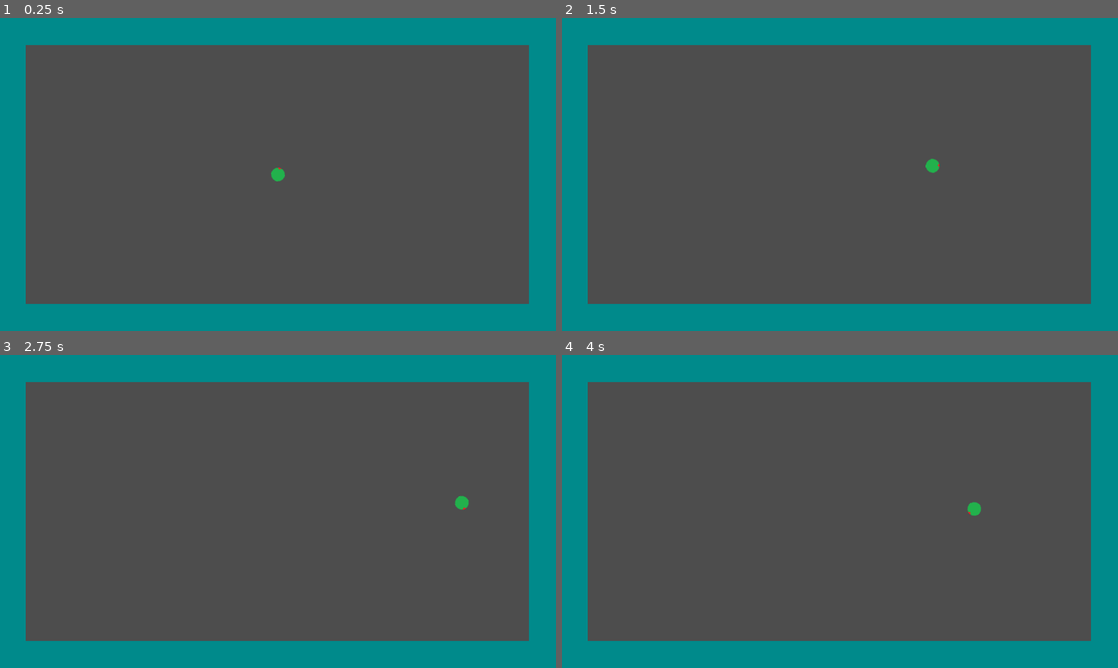
Above: before the commit, frames 1-4 (two rows, left to right).
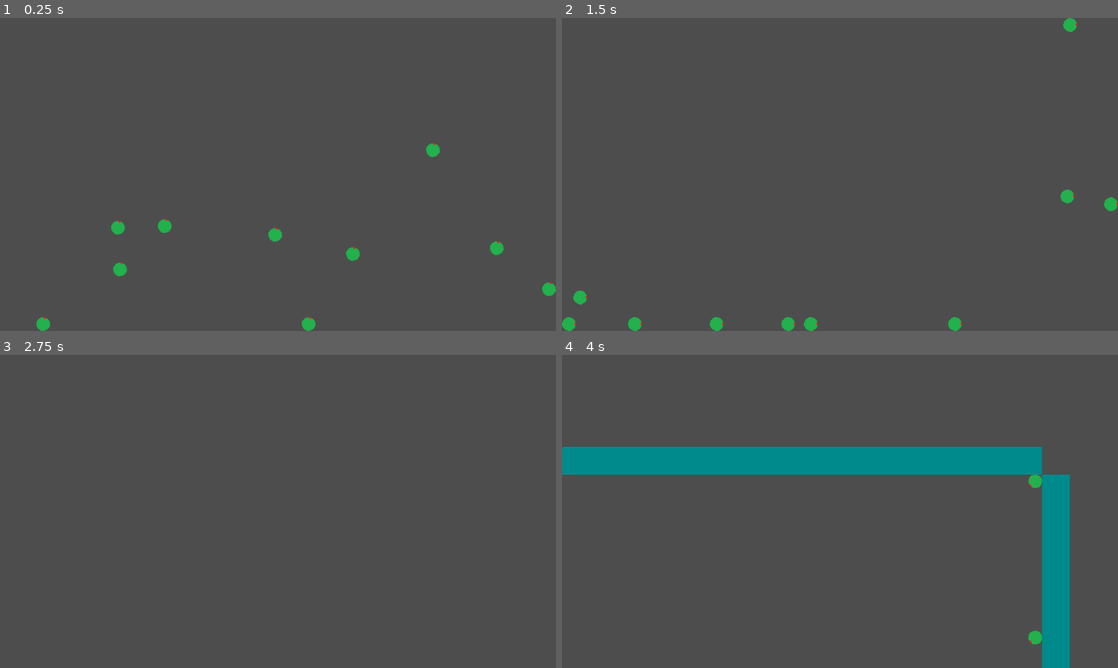
Above: after the commit, the same moments.

Repository: itsLeatch/evoCrusher
Game: Godot game, scene res://Szenes/level.tscn
Two runs of this game, one before a commit and one after it. Both use one fixed random seed, a clock stepped at 60 frames per second and the inputs below.
Inputs (mouse positions are in pixels of both pictures, inside the frame that each line leads up to):
- Up to frame 1 (0.25 s): no input
- Up to frame 2 (1.5 s): tap Enter at 0.5 s; move the mouse to (962, 158) at 0.52 s; hold D (right) 0.53-1.28 s; tap S (bottom) at 0.6 s; tap W (top) at 0.8, 1.35 s; move the mouse to (728, 190) at 1.27 s; hold Down from 1.28 s (still down)
- Up to frame 3 (2.75 s): click (166, 527) at 1.55 s; move the mouse to (333, 442) at 2.02 s; release Down at 2.03 s; press the mouse at (333, 442) at 2.03 s; hold D (right) from 2.03 s (still down); tap Mouse wheel up (zoomIn, bound only after the commit) at 2.3 s
- Up to frame 4 (4 s): move the mouse to (812, 574) at 2.77 s; release D (right) at 2.78 s; release the mouse at (812, 574) at 2.78 s; hold Up 2.78-3.53 s; tap Mouse wheel up (zoomIn, bound only after the commit) at 2.85 s; tap Mouse wheel down (zoomOut, bound only after the commit) at 3.05, 3.6 s; tap Space at 3.5 s; move the mouse to (1006, 558) at 3.52 s; hold A (left) from 3.53 s (still down); tap S (bottom) at 3.8 s

The runs differ from the first frame. In frame 1, 26% of the frame differs, in the area x 0-100%, y 0-100%; in frame 2, 25%; in frame 3, 25%; in frame 4, 35%.

Commit message:
spawn the border and place the bots random

Diff:
--- a/Bot.tscn
+++ b/Bot.tscn
@@ -7,9 +7,11 @@
 radius = 16.0
 
 [node name="Bot" type="CharacterBody2D"]
+collision_layer = 2
 script = ExtResource("1_sck5o")
 
 [node name="BotImage" type="Sprite2D" parent="."]
+texture_filter = 1
 texture = ExtResource("2_q6hsy")
 
 [node name="CollisionShape2D" type="CollisionShape2D" parent="."]
--- /dev/null
+++ b/Szenes/camera_2d.gd
@@ -0,0 +1,19 @@
+extends Camera2D
+
+var lastMousePos: Vector2 = Vector2(0,0)
+# Called when the node enters the scene tree for the first time.
+func _ready() -> void:
+	lastMousePos = get_viewport().get_mouse_position()
+
+# Called every frame. 'delta' is the elapsed time since the previous frame.
+func _process(_delta: float) -> void:
+	if(Input.is_action_just_pressed("drag")):
+		lastMousePos = get_viewport().get_mouse_position()
+	if(Input.is_action_pressed("drag")):
+		var newMousePos = get_viewport().get_mouse_position()
+		position += (lastMousePos - newMousePos) / zoom
+		lastMousePos = newMousePos
+	if(Input.is_action_just_pressed("zoomOut")):
+		zoom /= 1.1
+	if(Input.is_action_just_pressed("zoomIn")):
+		zoom *= 1.1
--- /dev/null
+++ b/Szenes/level.gd
@@ -0,0 +1,38 @@
+extends Node2D
+
+@export var botCount: int = 10
+@export var borderSize: float = 64
+
+var BorderScene: PackedScene = load("res://border.tscn")
+var BotScene: PackedScene = load("res://Bot.tscn")
+# Called when the node enters the scene tree for the first time.
+func _ready() -> void:
+	#create border
+	#top
+	var topBorder = BorderScene.instantiate()
+	$Borders.add_child(topBorder)
+	topBorder.global_position = Vector2(0,-Global.mapSize.y / 2 - borderSize / 2)
+	topBorder.scale = Vector2(Global.mapSize.x,borderSize)
+	#bottom
+	var bottomBorder = BorderScene.instantiate()
+	$Borders.add_child(bottomBorder)
+	bottomBorder.global_position = Vector2(0,Global.mapSize.y / 2 + borderSize / 2)
+	bottomBorder.scale = Vector2(Global.mapSize.x,borderSize)
+	#left
+	var leftBorder = BorderScene.instantiate()
+	$Borders.add_child(leftBorder)
+	leftBorder.global_position = Vector2(-Global.mapSize.x / 2 - borderSize / 2,0)
+	leftBorder.scale = Vector2(borderSize,Global.mapSize.y)
+	#right
+	var rightBorder = BorderScene.instantiate()
+	$Borders.add_child(rightBorder)
+	rightBorder.global_position = Vector2(Global.mapSize.x / 2 + borderSize / 2,0)
+	rightBorder.scale = Vector2(borderSize,Global.mapSize.y)
+	#create bots
+	for i in range(botCount):
+		var bot = BotScene.instantiate()
+		$Bots.add_child(bot)
+
+# Called every frame. 'delta' is the elapsed time since the previous frame.
+func _process(delta: float) -> void:
+	pass
--- a/Szenes/level.tscn
+++ b/Szenes/level.tscn
@@ -1,29 +1,17 @@
-[gd_scene load_steps=3 format=3 uid="uid://c77ead4vwisb6"]
+[gd_scene load_steps=4 format=3 uid="uid://c77ead4vwisb6"]
 
-[ext_resource type="PackedScene" uid="uid://c23qv0qocwhf8" path="res://Bot.tscn" id="1_34oe3"]
+[ext_resource type="Script" uid="uid://i8efkg6577w1" path="res://Szenes/level.gd" id="1_5dmvq"]
 [ext_resource type="PackedScene" uid="uid://d2cje8xyqloof" path="res://border.tscn" id="2_5dmvq"]
+[ext_resource type="Script" uid="uid://cmj0vcf7ns27q" path="res://Szenes/camera_2d.gd" id="3_rtq64"]
 
 [node name="Level" type="Node2D"]
+script = ExtResource("1_5dmvq")
 
-[node name="Bot" parent="." instance=ExtResource("1_34oe3")]
-
-[node name="Camera2D" type="Camera2D" parent="."]
+[node name="Bots" type="Node2D" parent="."]
+position = Vector2(-580, -297)
 
 [node name="Borders" parent="." instance=ExtResource("2_5dmvq")]
 position = Vector2(623, -1)
 
-[node name="Border" parent="Borders" instance=ExtResource("2_5dmvq")]
-position = Vector2(-623, -329)
-scale = Vector2(1280, 64)
-
-[node name="Border2" parent="Borders" instance=ExtResource("2_5dmvq")]
-position = Vector2(-623, 331)
-scale = Vector2(1280, 64)
-
-[node name="Border3" parent="Borders" instance=ExtResource("2_5dmvq")]
-position = Vector2(-1236, 1)
-scale = Vector2(64, 720)
-
-[node name="Border4" parent="Borders" instance=ExtResource("2_5dmvq")]
-position = Vector2(-13, 3.0000038)
-scale = Vector2(64, 720)
+[node name="Camera2D" type="Camera2D" parent="."]
+script = ExtResource("3_rtq64")
--- a/bot.gd
+++ b/bot.gd
@@ -1,13 +1,18 @@
 extends CharacterBody2D
 
 @export var speed :float = 300
+var moveDirection :Vector2 = Vector2(0,0)
 
 # Called when the node enters the scene tree for the first time.
+var rng = RandomNumberGenerator.new()
 func _ready() -> void:
-	pass
+	moveDirection = Vector2(rng.randf_range(-1,1), rng.randf_range(-1,1))
+	moveDirection /= moveDirection.length()
+
+	global_position = Vector2(rng.randf_range(-Global.mapSize.x / 2,Global.mapSize.x / 2), rng.randf_range(-Global.mapSize.y / 2,Global.mapSize.y / 2))
 
 # Called every frame. 'delta' is the elapsed time since the previous frame.
 func _process(delta: float) -> void:
-	velocity = Input.get_vector("left", "right", "top", "bottom") * speed
+	velocity = moveDirection * speed
 	$BotImage.rotate(1*delta)
 	move_and_slide()
--- /dev/null
+++ b/global.gd
@@ -0,0 +1,3 @@
+extends Node
+
+var mapSize: Vector2 = Vector2(1280, 720)
--- a/project.godot
+++ b/project.godot
@@ -14,6 +14,10 @@
 run/main_scene="uid://c77ead4vwisb6"
 config/features=PackedStringArray("4.5", "Forward Plus")
 config/icon="res://icon.svg"
+
+[autoload]
+
+Global="*res://global.gd"
 
 [display]
 
@@ -46,3 +50,23 @@
 "events": [Object(InputEventKey,"resource_local_to_scene":false,"resource_name":"","device":-1,"window_id":0,"alt_press …(192 unchanged characters)…
 ]
 }
+drag={
+"deadzone": 0.2,
+"events": [Object(InputEventMouseButton,"resource_local_to_scene":false,"resource_name":"","device":-1,"window_id":0,"alt_pressed":false,"shift_pressed":false,"ctrl_pressed":false,"meta_pressed":false,"button_mask":0,"position":Vector2(0, 0),"global_position":Vector2(0, 0),"factor":1.0,"button_index":1,"canceled":false,"pressed":false,"double_click":false,"script":null)
+]
+}
+zoomOut={
+"deadzone": 0.2,
+"events": [Object(InputEventMouseButton,"resource_local_to_scene":false,"resource_name":"","device":-1,"window_id":0,"alt_pressed":false,"shift_pressed":false,"ctrl_pressed":false,"meta_pressed":false,"button_mask":0,"position":Vector2(0, 0),"global_position":Vector2(0, 0),"factor":1.0,"button_index":5,"canceled":false,"pressed":false,"double_click":false,"script":null)
+]
+}
+zoomIn={
+"deadzone": 0.2,
+"events": [Object(InputEventMouseButton,"resource_local_to_scene":false,"resource_name":"","device":-1,"window_id":0,"alt_pressed":false,"shift_pressed":false,"ctrl_pressed":false,"meta_pressed":false,"button_mask":0,"position":Vector2(0, 0),"global_position":Vector2(0, 0),"factor":1.0,"button_index":4,"canceled":false,"pressed":false,"double_click":false,"script":null)
+]
+}
+
+[layer_names]
+
+2d_physics/layer_1="borders"
+2d_physics/layer_2="player"
Not shown, added: Szenes/camera_2d.gd.uid
Not shown, added: Szenes/level.gd.uid
Not shown, added: global.gd.uid
